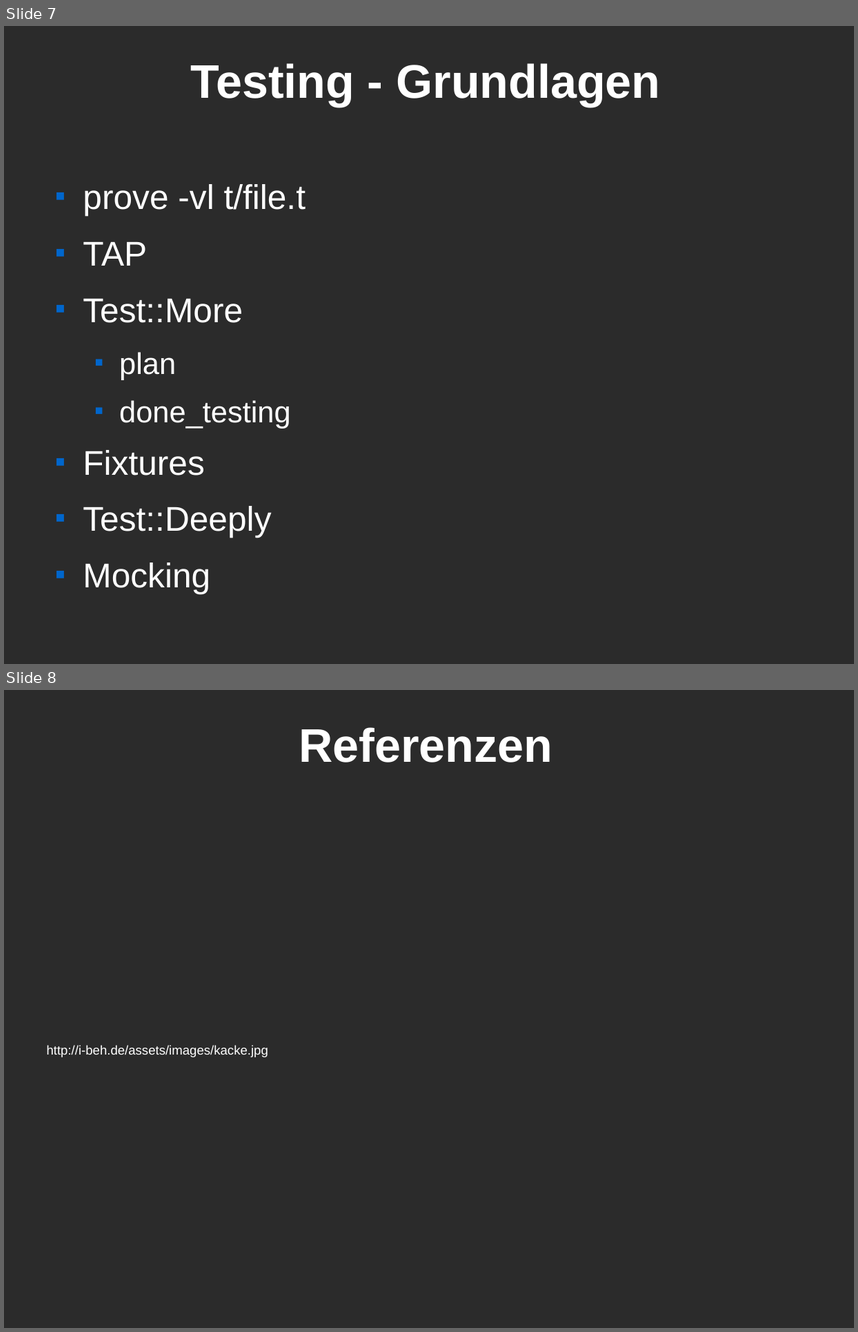
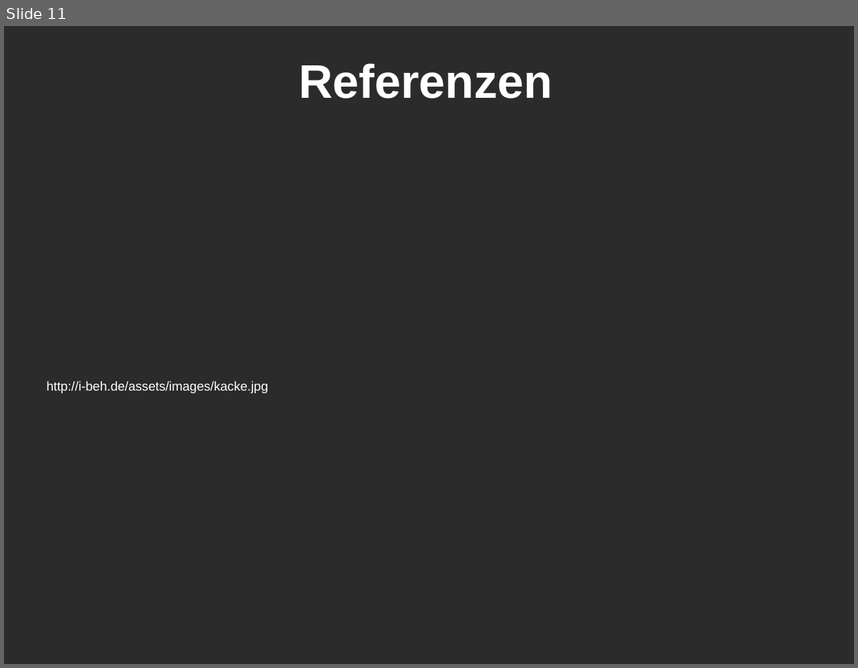
Before and after one commit to Caldrin/Vortrag_CLT, a slide deck: Modern Perl.odp. Shown one above the other, each under a label of ours: slides 7 and 8 before the commit, slide 11 after it. The pictures are 858x1332 and 858x668 pixels, drawn with LibreOffice and Linux fonts; fonts in the diff are those of the drawing; background and template pictures are left out; a plain dark background stands for a picture behind light text. Boxes give left, top, right and bottom in pixels: in the first picture for what was removed or moved away, otherwise in the second. Text is boxed around its words. In the diff, an @@ line names an element or a change of style, - is before the commit and + after.

```diff
--- a/Modern Perl.odp
+++ b/Modern Perl.odp
@@ slide 7 removed at [4,26,854,664], background picture (left out) @@
@@ title removed at [190,63,661,107] @@
-Testing - Grundlagen
@@ text removed at [83,184,306,594] @@
-■ prove -vl t/file.t
-■ TAP
-■ Test::More
-  ■ plan
-  ■ done_testing
-■ Fixtures
-■ Test::Deeply
-■ Mocking
@@ what was slide 8 is now slide 11 @@
```
Also in this commit, not shown: 2 slides changed, 4 slides added.
